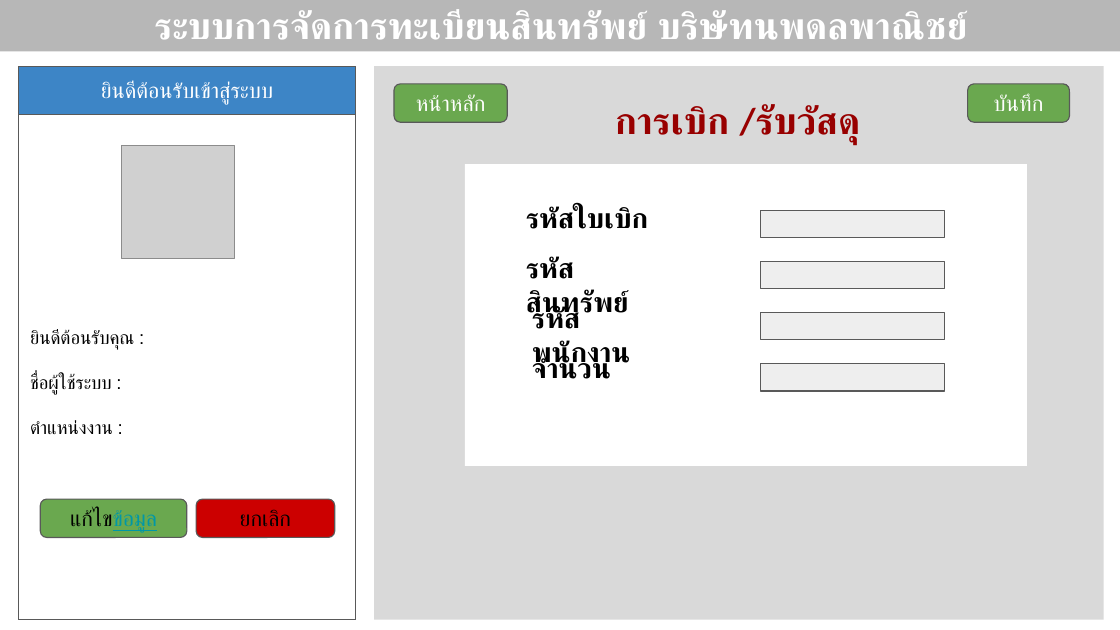
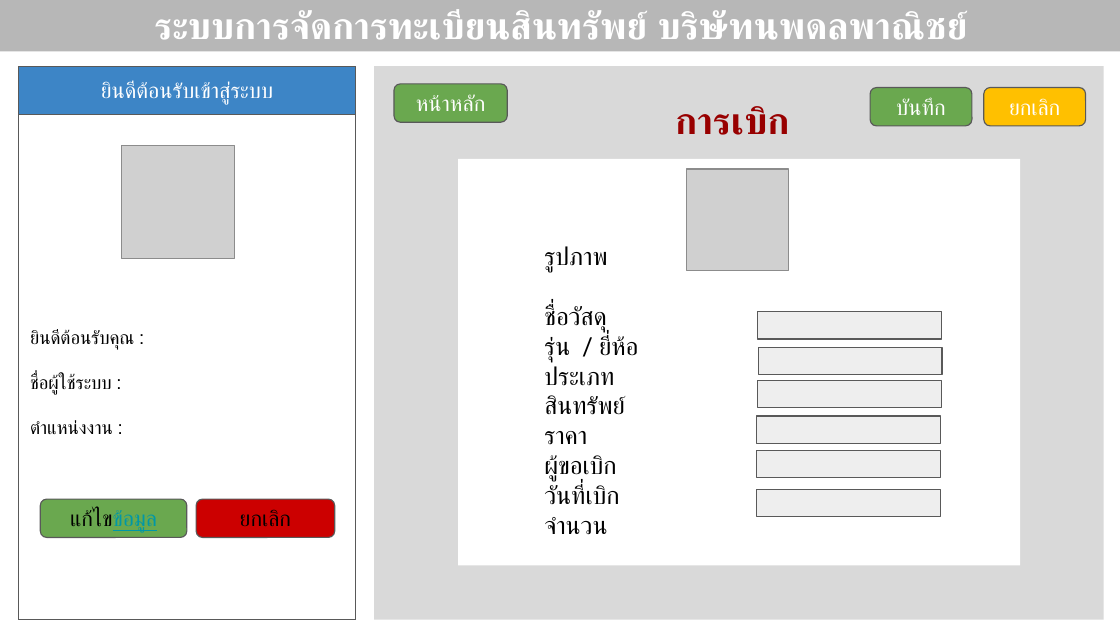
Before and after one commit to itnopadol/Program_asset_register, a slide deck: slide 17 of ออกแบบโปรเจคทะเบียนสินทรัพย์.pptx (slide 11 before the commit). Drawn at 1120x630 pixels with LibreOffice and Linux fonts; fonts in the diff are those of the drawing; grey boxes stand for pictures. Boxes give left, top, right and bottom in pixels: in the first picture for what was removed or moved away, otherwise in the second. Text is boxed around its words. In the diff, an @@ line names an element or a change of style, - is before the commit and + after.

```diff
--- a/ออกแบบโปรเจคทะเบียนสินทรัพย์.pptx
+++ b/ออกแบบโปรเจคทะเบียนสินทรัพย์.pptx
@@ rounded rectangle "บันทึก": place and size @@
-rounded rectangle "บันทึก" at [968, 84, 1070, 122]
+rounded rectangle "บันทึก" at [870, 87, 972, 125]
@@ rounded rectangle added at [983, 87, 1085, 125], fill #FFC000, outline #595959 0.75 pt, 14 pt, text #FFFFFF @@
+ยกเลิก
@@ text at [675, 106, 789, 135]: text changed @@
-การเบิก /รับวัสดุ
+การเบิก
@@ rectangle: place and size @@
-rectangle at [465, 165, 1027, 466]
+rectangle at [458, 159, 1020, 566]
@@ picture added at [687, 169, 788, 271] @@
@@ text removed at [526, 207, 648, 229] @@
-รหัสใบเบิก
@@ text removed at [526, 257, 628, 320] @@
-รหัสสินทรัพย์
@@ text added at [544, 246, 638, 535], 16 pt, text #000000 @@
+รูปภาพ
+ชื่อวัสดุ
+รุ่น / ยี่ห้อ
+ประเภทสินทรัพย์
+ราคา
+ผู้ขอเบิก
+วันที่เบิก
+จำนวน
@@ text removed at [532, 307, 631, 370] @@
-รหัสพนักงาน
@@ rectangle: place and size @@
-rectangle at [760, 262, 944, 289]
+rectangle at [758, 311, 942, 338]
@@ text removed at [532, 357, 611, 379] @@
-จำนวน
@@ rectangle: place and size @@
-rectangle at [760, 312, 944, 339]
+rectangle at [758, 347, 942, 374]
@@ rectangle added at [758, 381, 942, 408], fill #EEEEEE, outline #595959 0.75 pt @@
@@ rectangle added at [757, 416, 941, 442], fill #EEEEEE, outline #595959 0.75 pt @@
@@ rectangle: place and size @@
-rectangle at [760, 211, 944, 237]
+rectangle at [757, 450, 941, 477]
@@ rectangle: place and size @@
-rectangle at [760, 364, 944, 391]
+rectangle at [757, 489, 941, 516]
```
Also in this commit, not shown: 7 other slides changed, 4 slides added.
